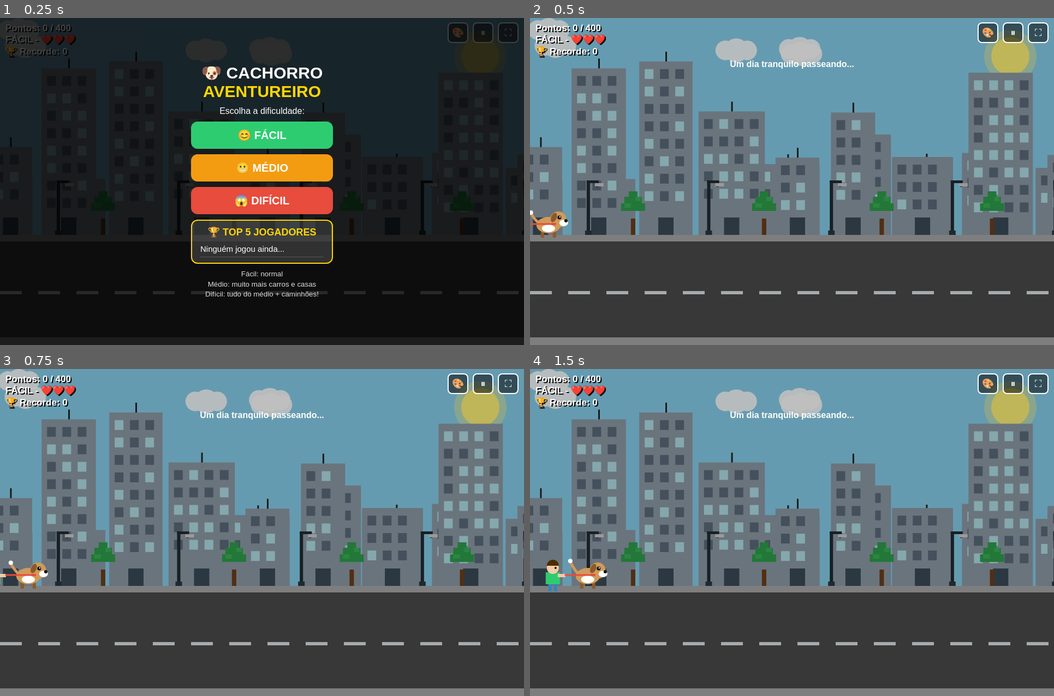
Above: before the commit, frames 1-4 (two rows, left to right).
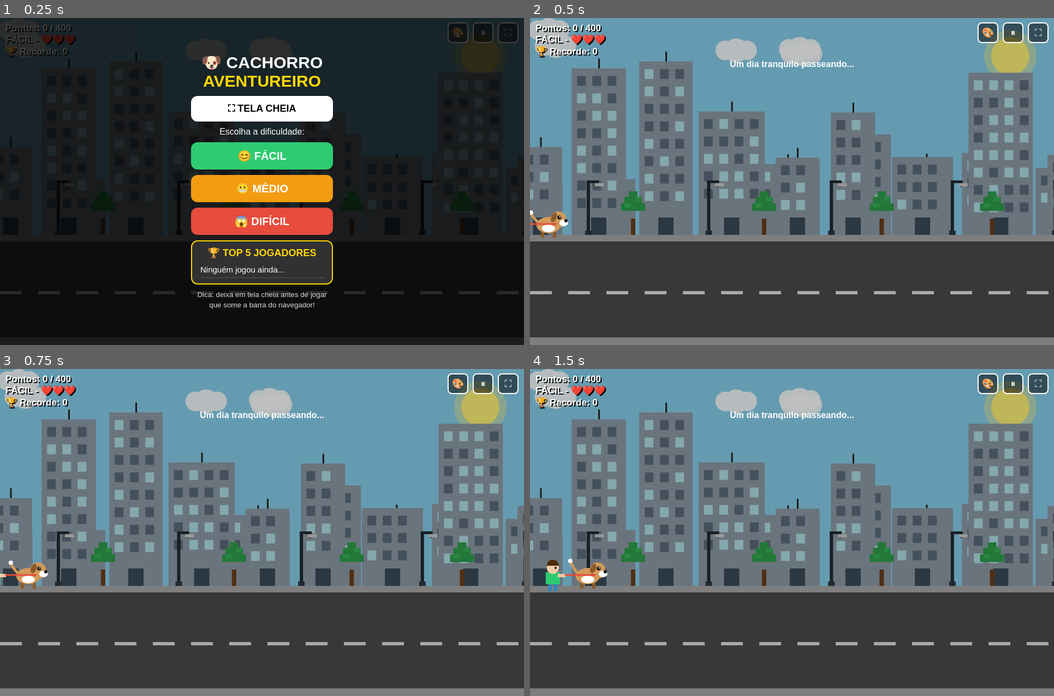
Above: after the commit, the same moments.

Repository: adriano387/adrianin-jogo2d
Game: browser game, page index.html
Two runs of this game, one before a commit and one after it. Both use one fixed random seed, a clock stepped at 60 frames per second and the inputs below.
Inputs (mouse positions are in pixels of both pictures, inside the frame that each line leads up to):
- Up to frame 1 (0.25 s): no input
- Up to frame 2 (0.5 s): click "😊 FÁCIL" at 0.27 s
- Up to frame 3 (0.75 s): no input
- Up to frame 4 (1.5 s): click (792, 565) at 1.07 s; click "⛶" at 1.27 s

The runs differ from the first frame. In frame 1, 15% of the frame differs, in the area x 36-64%, y 11-89%; in frame 2, nothing differs; in frame 3, nothing differs; in frame 4, nothing differs.

Commit message:
Add files via upload

Diff:
--- a/index.html
+++ b/index.html
@@ -6,7 +6,7 @@
 <title>MeuJogo-2d</title>
 <style>
     * { margin: 0; padding: 0; box-sizing: border-box; }
-  html, body { width: 100%; height: 100%; height: 100dvh; background: #87CEEB; overflow: hidden; font-family: Arial; touch-action: none; }
+  html, body { width: 100%; height: 100%; height: 100dvh; background: #000; overflow: hidden; font-family: Arial; touch-action: none; }
   #game { display: block; width: 100vw; height: 100dvh; background: #87CEEB; }
   #placar { position: fixed; top: 8px; left: 10px; font-size: 17px; font-weight: bold; color: #fff; text-shadow: 2px 2px 0 #000; z-index: 10; line-height: 1.25; }
   #aviso { position: fixed; bottom: 12px; width: 100%; text-align: center; color: #fff; font-weight: bold; font-size: 18px; text-shadow: 2px 2px 0 #000; pointer-events: none; z-index: 10; }
@@ -21,6 +21,7 @@
   #btnFacil { background: #2ECC71; }
   #btnMedio { background: #F39C12; }
   #btnDificil { background: #E74C3C; }
+  #btnFullMenu { width: 260px; padding: 13px; font-size: 18px; font-weight: bold; background: #fff; color: #000; border: none; border-radius: 12px; }
   #menu small { color: #ddd; text-align: center; padding: 0 20px; line-height: 1.4; }
   #rankingBox { background: rgba(255,255,255,0.15); border: 2px solid #FFD700; border-radius: 12px; padding: 10px 15px; width: 260px; color: #fff; }
   #rankingBox h3 { text-align: center; color: #FFD700; margin-bottom: 6px; font-size: 18px; }
@@ -45,6 +46,7 @@
 
 <div id="menu">
   <h1>🐶 CACHORRO<br><span>AVENTUREIRO</span></h1>
+  <button id="btnFullMenu">⛶ TELA CHEIA</button>
   <p>Escolha a dificuldade:</p>
   <button class="btnNivel" id="btnFacil">😊 FÁCIL</button>
   <button class="btnNivel" id="btnMedio">😬 MÉDIO</button>
@@ -53,7 +55,7 @@
     <h3>🏆 TOP 5 JOGADORES</h3>
     <ul id="listaRanking"><li>Ninguém jogou ainda...</li></ul>
   </div>
-  <small>Fácil: normal<br>Médio: muito mais carros e casas<br>Difícil: tudo do médio + caminhões!</small>
+  <small>Dica: deixa em tela cheia antes de jogar<br>que some a barra do navegador!</small>
 </div>
 
 <div id="telaNome">
@@ -71,18 +73,33 @@
 function ajustar() {
   canvas.width = window.innerWidth;
   canvas.height = window.innerHeight;
-  // CORREÇÃO: chão mais pra baixo no celular deitado, pista ocupa o resto
   chao = canvas.height - Math.max(90, canvas.height * 0.32);
   if (player) player.y = Math.min(player.y, chao - player.h);
   criarCidade();
 }
 window.addEventListener('resize', ajustar);
-window.addEventListener('orientationchange', () => setTimeout(ajustar, 200));
-
+window.addEventListener('orientationchange', () => setTimeout(ajustar, 300));
+document.addEventListener('fullscreenchange', () => setTimeout(ajustar, 200));
+
+function entrarTelaCheia() {
+  if (!document.fullscreenElement) {
+    if (document.documentElement.requestFullscreen) document.documentElement.requestFullscreen().catch(()=>{});
+    else if (document.documentElement.webkitRequestFullscreen) document.documentElement.webkitRequestFullscreen();
+  }
+}
+function sairOuEntrarTelaCheia() {
+  if (!document.fullscreenElement) entrarTelaCheia();
+  else document.exitFullscreen();
+}
 document.getElementById('btnTelaCheia').addEventListener('click', function(e) {
   e.stopPropagation();
-  if (!document.fullscreenElement) document.documentElement.requestFullscreen();
-  else document.exitFullscreen();
+  sairOuEntrarTelaCheia();
+});
+document.getElementById('btnFullMenu').addEventListener('click', function(e) {
+  e.stopPropagation();
+  entrarTelaCheia();
+  this.innerText = '✅ TELA CHEIA ATIVA!';
+  setTimeout(() => { this.innerText = '⛶ TELA CHEIA'; }, 2000);
 });
 
 let pontos = 0;
@@ -157,6 +174,7 @@
 document.getElementById('inputNome').addEventListener('keydown', function(e) { if (e.key === 'Enter') salvarNome(); });
 
 function escolherNivel(nivel) {
+  entrarTelaCheia();
   dificuldade = nivel;
   document.getElementById('menu').style.display = 'none';
   tela = 'inicio';
@@ -382,7 +400,6 @@
 }
 function desenharCidade() {
   let fase = getFase();
-  // CORREÇÃO: pinta a tela INTEIRA, sem sobrar faixa azul
   ctx.fillStyle = fase === 'dia' ? '#87CEEB' : fase === 'noite' ? '#2F4A56' : '#FFB6A0';
   ctx.fillRect(0, 0, canvas.width, canvas.height);
   desenharSolELua(); desenharNuvens();
@@ -403,7 +420,6 @@
 function desenharPista() {
   let fase = getFase();
   let alturaPista = canvas.height - chao;
-  // CORREÇÃO: pista vai até o fim da tela
   ctx.fillStyle = fase === 'noite' ? '#3A3F44' : '#4A4A4A'; ctx.fillRect(0, chao + 2, canvas.width, alturaPista);
   ctx.fillStyle = fase === 'noite' ? '#7A8288' : '#A8A8A8'; ctx.fillRect(0, chao + alturaPista - 14, canvas.width, 14);
   ctx.fillStyle = '#DDE3E6'; let tamanhoTraco = 40; let espaco = 30;
@@ -416,7 +432,6 @@
   let corre = 0;
   if (!player.pulando && !gameOver && !pausado) corre = Math.sin(tempo * 0.25) * 1;
   let balancoRabo = Math.sin(tempo * 0.4) * 6;
-  // CORREÇÃO: pisca bem menos, não fica fantasma
   if (player.invencivel > 0 && Math.floor(tempo/8)%2===0) ctx.globalAlpha = 0.7;
   ctx.strokeStyle = skin.corpo; ctx.lineWidth = 5; ctx.lineCap = 'round';
   ctx.beginPath(); ctx.moveTo(x + 4, y + 18); ctx.quadraticCurveTo(x - 8, y + 8 + balancoRabo, x - 10, y + balancoRabo); ctx.stroke();
